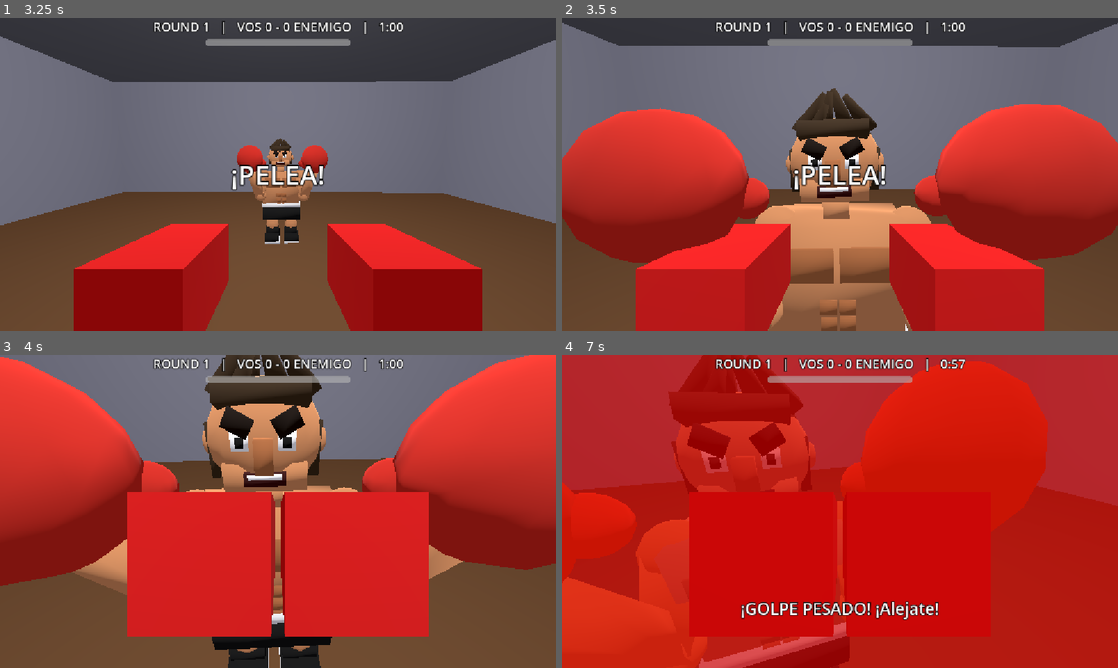
Above: before the commit, frames 1-4 (two rows, left to right).
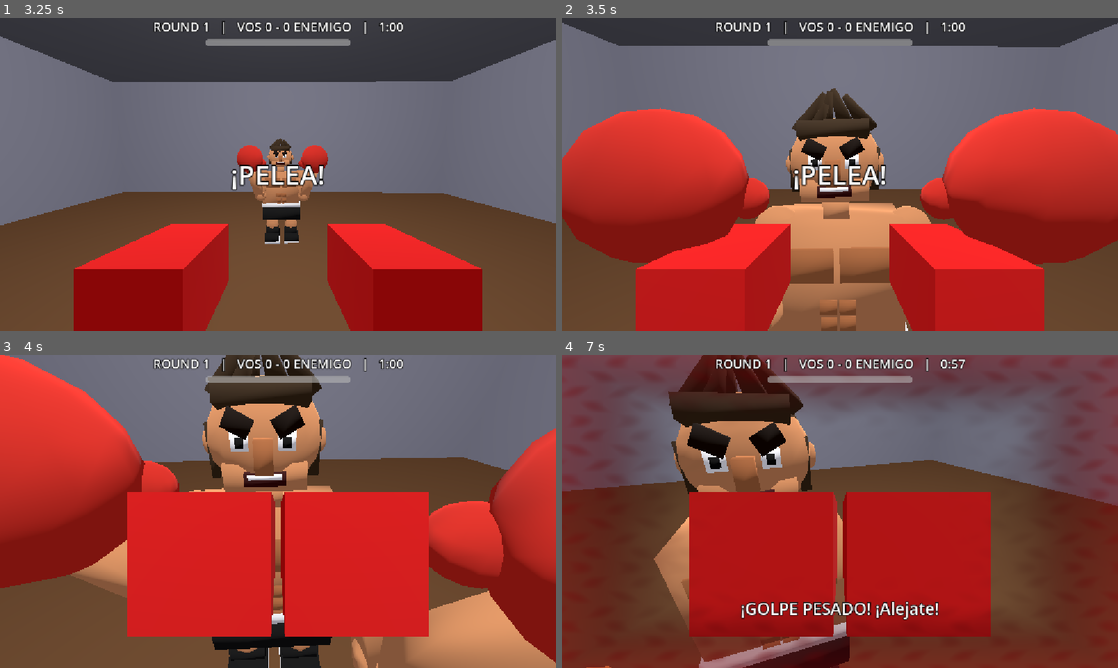
Above: after the commit, the same moments.

Repository: Rodimir909/JUEGO-VR
Game: Godot game, scene res://scenes/main.tscn
Same seed, same stepped clock (60 frames per second), same inputs: the game is played once before the commit and once after it. The project has no main scene, so this scene is started directly.
Inputs (mouse positions are in pixels of both pictures, inside the frame that each line leads up to):
- Up to frame 1 (3.25 s): tap Enter at 0.5 s; move the mouse to (305, 174) at 0.52 s; hold E (block) 0.53-1.28 s; hold W (move_forward) from 0.53 s (still down); click (305, 174) at 0.67 s; move the mouse to (250, 174) at 1.27 s; click (250, 174) at 1.35 s; move the mouse to (289, 168) at 2.02 s; right-click (289, 168) at 2.1 s; move the mouse to (272, 180) at 2.77 s; tap R at 2.85 s; click (272, 180) at 2.92 s
- Up to frame 2 (3.5 s): keep holding W (move_forward)
- Up to frame 3 (4 s): keep holding W (move_forward); move the mouse to (316, 514) at 3.52 s; hold E (block) from 3.53 s (still down)
- Up to frame 4 (7 s): move the mouse to (795, 508) at 4.27 s; release E (block) at 4.28 s; click (795, 508) at 4.35 s; move the mouse to (845, 511) at 5.02 s; right-click (845, 511) at 5.1 s; click (845, 511) at 5.17 s; move the mouse to (817, 505) at 5.77 s; release W (move_forward) at 5.78 s; hold D (move_right) 5.78-6.53 s; tap R at 5.85 s; move the mouse to (867, 511) at 6.52 s; hold W (move_forward) from 6.53 s (still down); hold E (block) from 6.53 s (still down)

Frame 1 is identical in both runs. In frame 2, 1.5% of the frame differs, in the area x 61-100%, y 27-99%; in frame 3, 22%; in frame 4, 98%, in the area x 0-100%, y 0-100%.

Commit message:
Improve enemy punches and blood health vignette

Diff:
--- a/scripts/enemy.gd
+++ b/scripts/enemy.gd
@@ -6,12 +6,13 @@
 
 const REST_R := Vector3.ZERO
 const REST_L := Vector3.ZERO
-const GUARD_R := Vector3(0.0, 0.0, 0.04)
-const GUARD_L := Vector3(0.0, 0.0, -0.04)
-const WINDUP_R := Vector3(-0.12, -0.08, 0.0)
-const WINDUP_L := Vector3(-0.12, 0.08, 0.0)
-const PUNCH_R := Vector3(0.48, 0.0, 0.0)
-const PUNCH_L := Vector3(0.48, 0.0, 0.0)
+const GUARD_R := Vector3(0.0, -0.2, 0.0)
+const GUARD_L := Vector3(0.0, 0.2, 0.0)
+const WINDUP_R := Vector3(0.0, 0.18, 0.0)
+const WINDUP_L := Vector3(0.0, -0.18, 0.0)
+const JAB_R := Vector3(0.0, -0.64, 0.0)
+const JAB_L := Vector3(0.0, 0.64, 0.0)
+const HOOK_R := Vector3(0.0, -0.92, 0.0)
 const GLOVE_COLOR := Color(0.1, 0.1, 0.1)
 const HEAVY_COLOR := Color(1.0, 0.5, 0.05)
 const RAGE_COLOR := Color(1.0, 0.25, 0.25)
@@ -289,7 +290,7 @@
 
 	var punching_left := use_left and not heavy
 	var arm := arm_l if punching_left else arm_r
-	var punch_rotation := PUNCH_L if punching_left else PUNCH_R
+	var punch_rotation := HOOK_R if heavy else (JAB_L if punching_left else JAB_R)
 	var rest_rotation := REST_L if punching_left else REST_R
 
 	if combo_left > 0 and not heavy and Global.is_fighting():
@@ -429,9 +430,15 @@
 func _punch_arm(arm: Node3D, punch_rotation: Vector3, rest_rotation: Vector3) -> void:
 	if tweens.has(arm.name):
 		(tweens[arm.name] as Tween).kill()
+	var rest_position := arm.position
+	var punch_position := rest_position + Vector3(0.0, 0.0, 0.55)
 	var tw := create_tween()
+	tw.set_trans(Tween.TRANS_SINE).set_ease(Tween.EASE_OUT)
 	tw.tween_property(arm, "rotation", punch_rotation, 0.07)
+	tw.parallel().tween_property(arm, "position", punch_position, 0.07)
+	tw.set_ease(Tween.EASE_IN)
 	tw.tween_property(arm, "rotation", rest_rotation, 0.2)
+	tw.parallel().tween_property(arm, "position", rest_position, 0.2)
 	tweens[arm.name] = tw
 
 
@@ -497,6 +504,6 @@
 	if body_pose_tween and body_pose_tween.is_running():
 		body_pose_tween.kill()
 	body_pose_tween = create_tween()
-	var lean := deg_to_rad(10.0 if heavy else 5.0)
-	body_pose_tween.tween_property(body, "rotation:x", -lean, 0.08)
+	var lean := deg_to_rad(5.0 if heavy else 2.5)
+	body_pose_tween.tween_property(body, "rotation:x", lean, 0.08)
 	body_pose_tween.tween_property(body, "rotation:x", 0.0, 0.18)
--- a/scripts/hud.gd
+++ b/scripts/hud.gd
@@ -1,4 +1,6 @@
 extends CanvasLayer
+
+const BLOOD_VIGNETTE_SHADER := preload("res://scripts/low_health_vignette.gdshader")
 
 @onready var overlay: ColorRect = $RedOverlay
 @onready var label: Label = $GameOverLabel   # mensaje central
@@ -9,9 +11,14 @@
 var base_alpha := 0.0
 var flash := 0.0
 var notice_time := 0.0
+var blood_material: ShaderMaterial
 
 
 func _ready() -> void:
+	blood_material = ShaderMaterial.new()
+	blood_material.shader = BLOOD_VIGNETTE_SHADER
+	overlay.material = blood_material
+	overlay.color = Color.WHITE
 	label.visible = false
 	label.add_theme_constant_override("outline_size", 8)
 	label.add_theme_color_override("font_outline_color", Color.BLACK)
@@ -52,9 +59,7 @@
 	var target: float = 1.0 - Global.player_health / Global.MAX_HEALTH
 	base_alpha = move_toward(base_alpha, target, delta * 1.2)
 	flash = move_toward(flash, 0.0, delta * 1.5)
-	var c := overlay.color
-	c.a = clampf(base_alpha + flash, 0.0, 1.0)
-	overlay.color = c
+	blood_material.set_shader_parameter("intensity", clampf(base_alpha + flash, 0.0, 1.0))
 
 	var t := int(ceilf(Global.round_time_left))
 	info_label.text = "ROUND %d   |   VOS %d - %d ENEMIGO   |   %d:%02d" % [
--- /dev/null
+++ b/scripts/low_health_vignette.gdshader
@@ -0,0 +1,18 @@
+shader_type canvas_item;
+
+uniform float intensity : hint_range(0.0, 1.0) = 0.0;
+
+void fragment() {
+	vec2 uv = UV;
+	float edge_distance = min(min(uv.x, 1.0 - uv.x), min(uv.y, 1.0 - uv.y));
+	float irregularity = 0.012 * sin(uv.x * 43.0 + sin(uv.y * 29.0));
+	irregularity += 0.01 * sin(uv.y * 37.0 + uv.x * 17.0);
+	float thickness = mix(0.018, 0.34, intensity);
+	float edge = 1.0 - smoothstep(thickness * 0.28, thickness + irregularity, edge_distance);
+	float blotches = max(0.0, sin(uv.x * 71.0 + sin(uv.y * 53.0)) * sin(uv.y * 67.0));
+	blotches *= 1.0 - smoothstep(0.0, thickness * 1.4, edge_distance);
+	float alpha = clamp((edge * 0.72 + blotches * 0.28) * intensity * 0.9, 0.0, 0.85);
+	float depth = clamp(edge_distance / max(thickness, 0.001), 0.0, 1.0);
+	vec3 blood = mix(vec3(0.48, 0.006, 0.025), vec3(0.10, 0.002, 0.008), depth);
+	COLOR = vec4(blood, alpha);
+}
